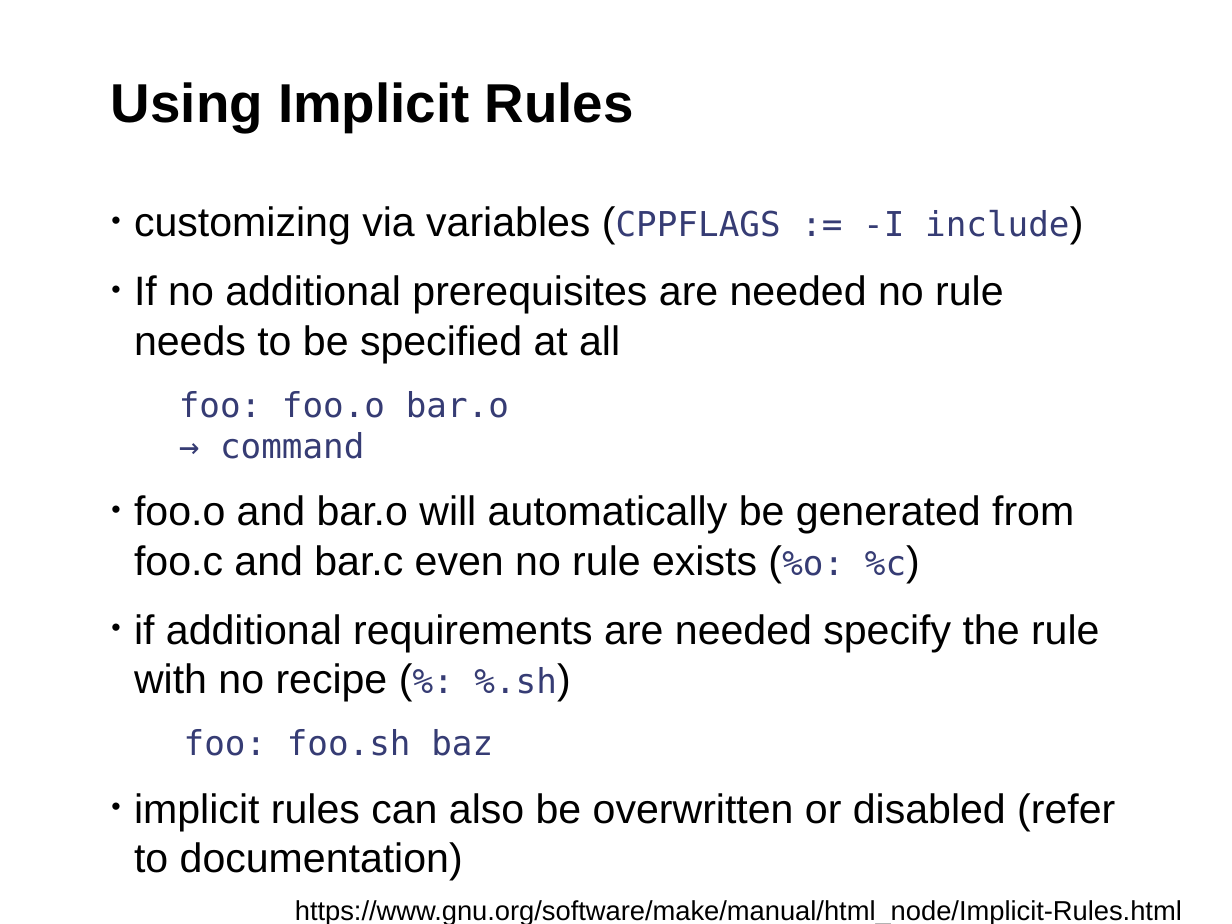
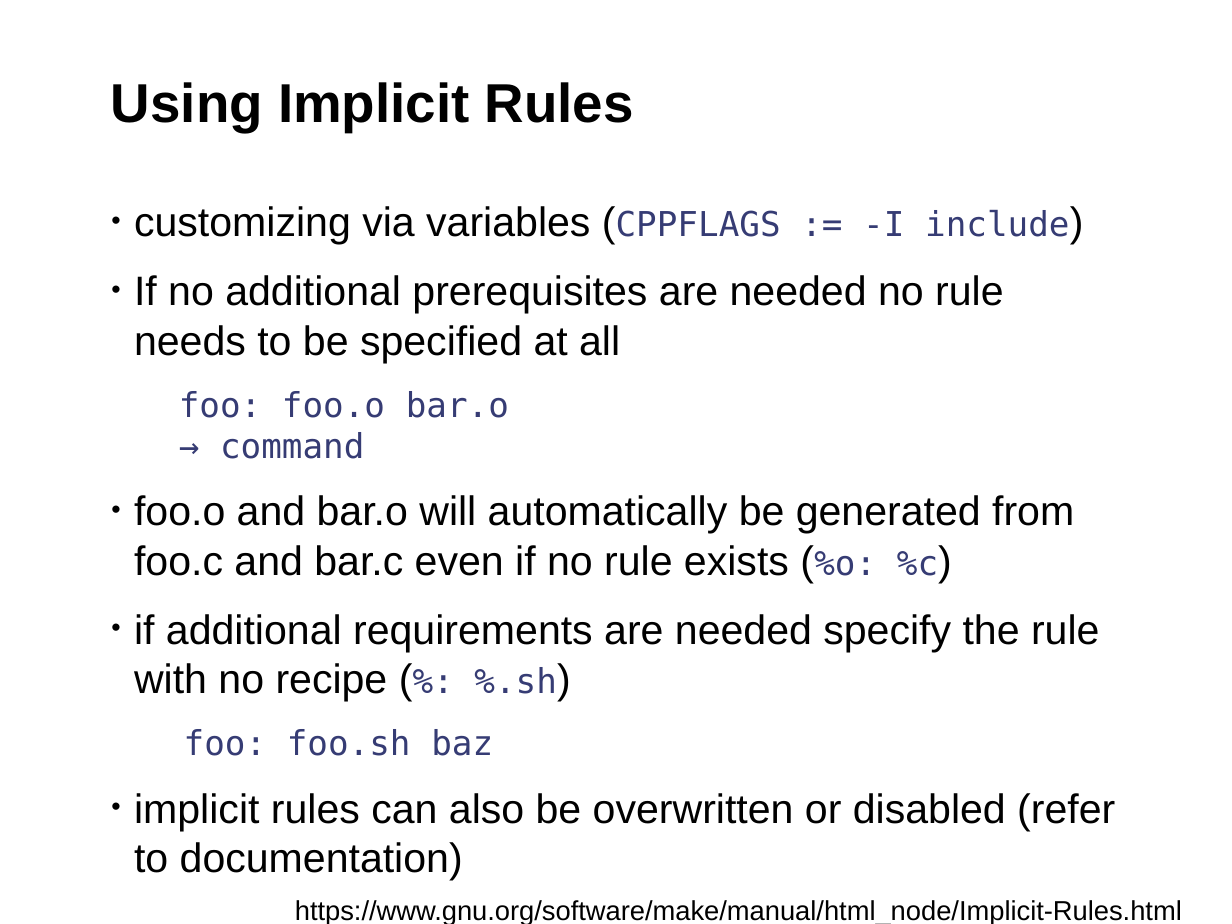
Before and after one commit to fsundermeyer/GNU_make_workshop, a slide deck: slide 25 of Presentation_GNU_make_workshop.odp (slide 26 before the commit). Drawn at 1232x924 pixels with LibreOffice and Linux fonts; fonts in the diff are those of the drawing; background and template pictures are left out. Boxes give left, top, right and bottom in pixels: in the first picture for what was removed or moved away, otherwise in the second. Text is boxed around its words. In the diff, an @@ line names an element or a change of style, - is before the commit and + after.

Commit message:
Corrected more typos

```diff
--- a/Presentation_GNU_make_workshop.odp
+++ b/Presentation_GNU_make_workshop.odp
@@ text at box(134, 495, 1074, 576): text changed @@
-• foo.o and bar.o will automatically be generated from foo.c and bar.c even no rule exists (%o: %c)
+• foo.o and bar.o will automatically be generated from foo.c and bar.c even if no rule exists (%o: %c)
```
Also in this commit, not shown: 2 other slides changed.
